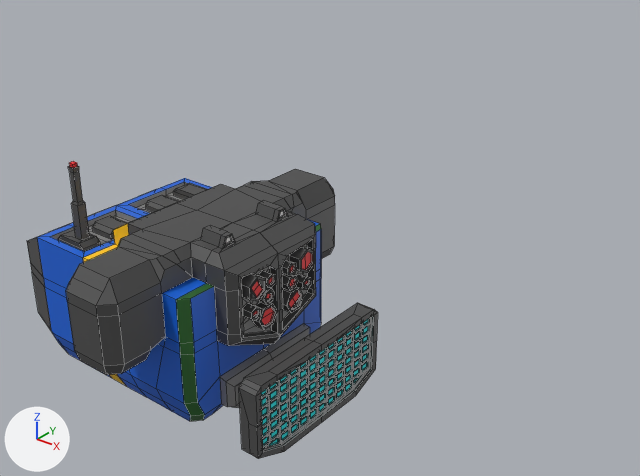
One commit to the FBX model Assets/Meshes/Player/Ship/CollectionBot.fbx: the scene before it, then after it.
Both versions are drawn from a 50 mm lens placed at (2.23, -1.99, 1.61), pointed at (-0.11, 0.93, -0.21). Arrows for +X, +Y and +Z are at lower left; the lights stay in place. Mesh edges are drawn as thin lines. Where no turn or scale is listed for an object, it has been applied to the vertices.

Objects in the first picture: 'CollectorBot'.
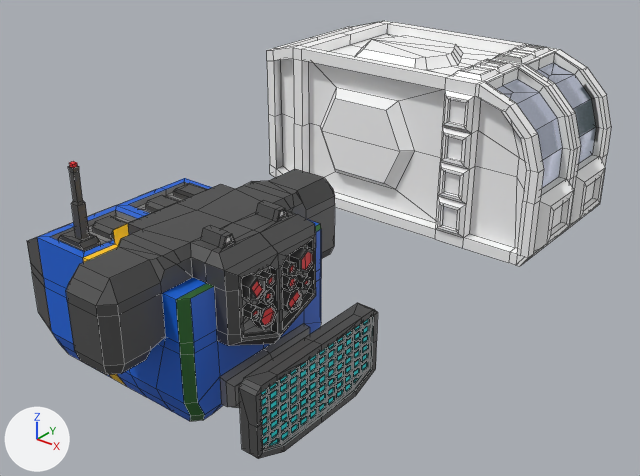
What differs and where, as boxes [x1, y1, x2, y2] in the pictures (640 x 476 px):
'Drone', added
    after: [267, 21, 611, 266]
    faces in mat_atlas (picture img_shipatlas_png): [267, 21, 611, 266]
    faces in mat_windowmat (white #d1d2e7): [497, 63, 596, 188]

Edits to the bpy script that builds the scene:
```text
Add mat_windowmat:
    mat_windowmat = principled_material('WindowMat')
    mat_windowmat.base_color = (0.635, 0.644, 0.8)  # white #d1d2e7
    mat_windowmat.metallic = 1.0
    mat_windowmat.roughness = 0.182
    mat_windowmat.emission_color = (0.308, 0.473, 0.512)  # cyan #97b7be
    mat_windowmat.emission_strength = 0.1
Add me_cube_001:
    me_cube_001.from_pydata(...)  # 660 vertices, 688 faces; spans x -1.16..0.65, y -0.45..0.45, z -0.44..0.46
    # faces by material slot: [674, 14]
    me_cube_001.materials.append(mat_atlas)  # picture img_shipatlas_png
    me_cube_001.materials.append(mat_windowmat)  # white #d1d2e7
Add ob_drone:
    ob_drone = bpy.data.objects.new('Drone', me_cube_001)
    ob_drone.location = (0.0, 2.076, 0.0)
```
